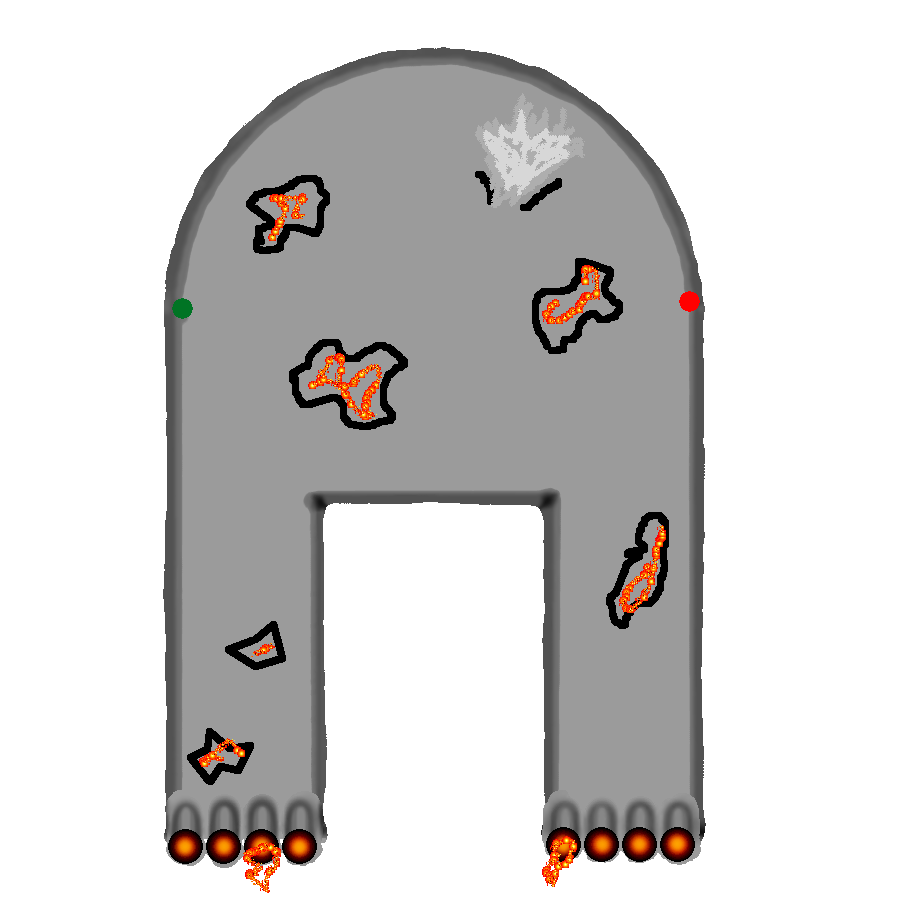
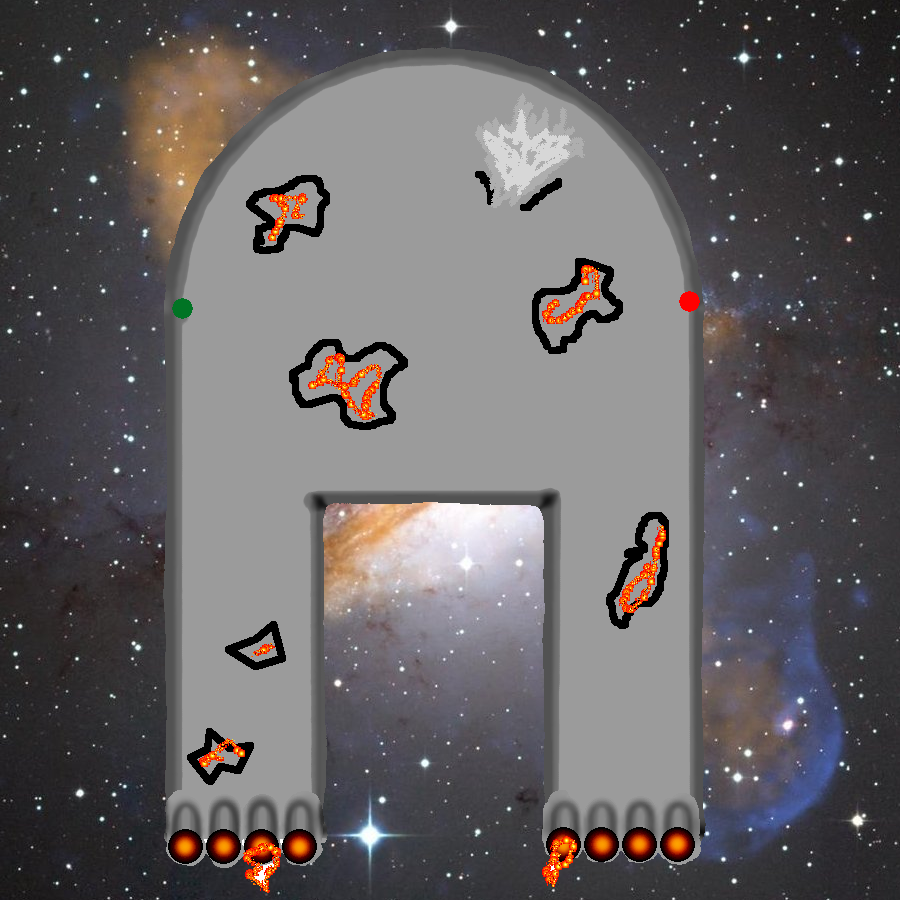
Two versions of the same layered image (900 x 900). Layer-by-layer changes:
added layer "dead ship background.png" over [left=0, top=0, right=900, bottom=900]
